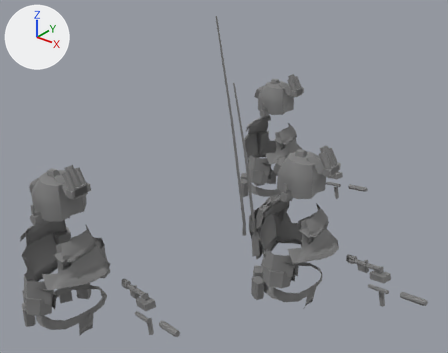
What one commit did to the glTF model art/parts/inf_kit/inf_squad.glb.
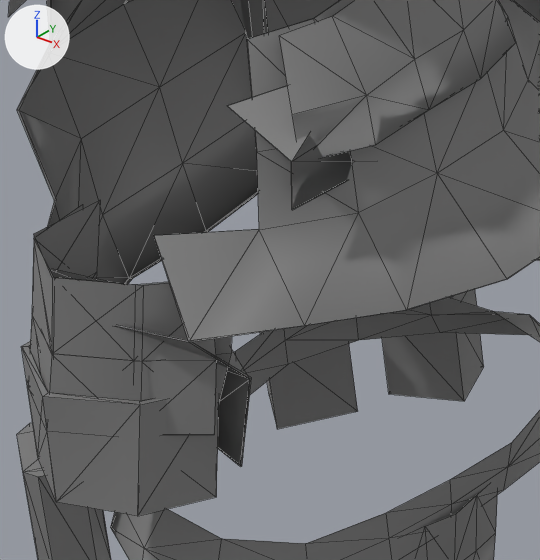
The first picture shows the older version from a camera (50 mm lens) standing at (2.17, -2.83, 3.23) and looking at (0.07, -0.21, 1.6). The close-ups show the older and then the newer version on the part from 4% to 22% of the width and 68% to 92% of the height of that picture. Only the edits that show in the close-ups are written down. Arrows for +X, +Y and +Z are at upper left; the lights stay in place. The close-ups show mesh edges as thin lines. Vertices at exactly the same position are counted once.

Objects in the first close-up: 'kit_armour_1_carrier_f0', 'kit_armour_2_deltoid_L_f0', 'kit_armour_2_groin_f0', 'kit_armour_2_throat_f0', 'kit_armour_3_sleeve_L_f0', 'kit_firepower_1_battle_belt_f0', 'kit_firepower_1_mag_pouches_f0', 'kit_firepower_3_grenade_pouches_f0', 'kit_sensors_2_radio_pouch_f0', 'kit_sensors_3_eud_f0' and 2 more.
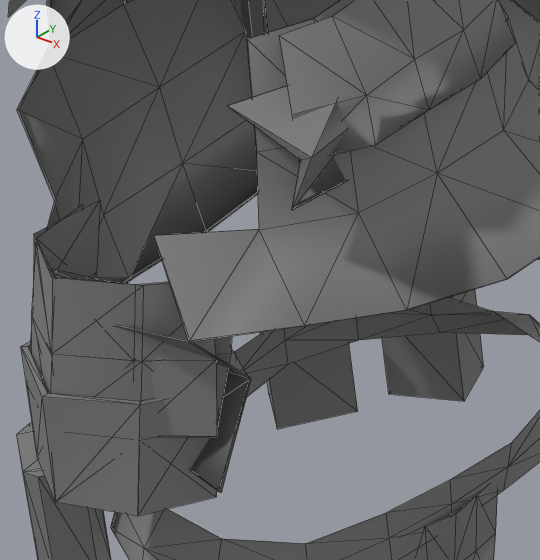
What differs and where, as boxes [x1, y1, x2, y2] in the close-ups (540 x 560 px; the box of a moved part takes in the faces that stretch with it):
'kit_armour_1_carrier_f0', reshaped: before [17, 0, 540, 466]; after [17, 0, 540, 492]
'kit_sensors_3_eud_f0', reshaped (6% narrower): before [227, 87, 356, 210]; after [227, 86, 348, 210]
part 1 of me_kit_armour_1_carrier_f0, moved or reshaped: before [19, 54, 251, 466]; after [19, 54, 252, 492]

Edits to the bpy script that builds the scene:
```text
Change me_kit_armour_1_carrier_f0:
    where me_kit_armour_1_carrier_f0.from_pydata(...)  # 118 vertices, 192 faces; spans x -0.686..-0.177, y -1.303..-0.798, z 1.051..1.42
    used by ob_kit_armour_1_carrier_f0; location = (0.0, 0.0, 0.0)
    me_kit_armour_1_carrier_f0 part 1
    me_kit_armour_1_carrier_f0.vertices[13].co: (-0.624, -1.138, 1.12) -> (-0.624, -1.138, 1.12)  # pixel (102, 214) -> pixel (103, 214)
    me_kit_armour_1_carrier_f0.vertices[14].co: (-0.572, -1.219, 1.055) -> (-0.584, -1.231, 1.055)
    me_kit_armour_1_carrier_f0.vertices[16].co: (-0.484, -1.257, 1.055) -> (-0.493, -1.279, 1.055)
    me_kit_armour_1_carrier_f0.vertices[18].co: (-0.395, -1.229, 1.055) -> (-0.395, -1.263, 1.055)
    me_kit_armour_1_carrier_f0.vertices[20].co: (-0.314, -1.237, 1.055) -> (-0.301, -1.269, 1.055)  # pixel (240, 466) -> pixel (218, 491)
    me_kit_armour_1_carrier_f0.vertices[28].co: (-0.63, -1.144, 1.2) -> (-0.629, -1.143, 1.2)  # pixel (81, 138) -> pixel (82, 139)
    me_kit_armour_1_carrier_f0.vertices[80].co: (-0.568, -1.216, 1.054) -> (-0.58, -1.228, 1.053)
    me_kit_armour_1_carrier_f0.vertices[81].co: (-0.484, -1.254, 1.051) -> (-0.493, -1.277, 1.051)
    me_kit_armour_1_carrier_f0.vertices[82].co: (-0.395, -1.227, 1.054) -> (-0.395, -1.261, 1.051)
    me_kit_armour_1_carrier_f0.vertices[83].co: (-0.315, -1.236, 1.054) -> (-0.302, -1.266, 1.052)  # pixel (241, 466) -> pixel (221, 492)
Change me_kit_sensors_3_eud_f0:
    used by ob_kit_sensors_3_eud_f0; location = (0.0, 0.0, 0.0)
    remove me_kit_sensors_3_eud_f0.from_pydata(...)  # 17 vertices, 24 faces; spans x -0.336..-0.267, y -1.187..-1.009, z 1.298..1.389
    add me_kit_sensors_3_eud_f0.from_pydata(...)  # 17 vertices, 24 faces; spans x -0.336..-0.231, y -1.187..-1.009, z 1.298..1.389
    me_kit_sensors_3_eud_f0 part 2
    me_kit_sensors_3_eud_f0.vertices[3].co: (-0.268, -1.18, 1.347) -> (-0.231, -1.186, 1.369)  # pixel (291, 161) -> pixel (311, 157)
    me_kit_sensors_3_eud_f0.vertices[16].co: (-0.269, -1.18, 1.346) -> (-0.251, -1.183, 1.357)  # pixel (291, 161) -> pixel (300, 160)
```
